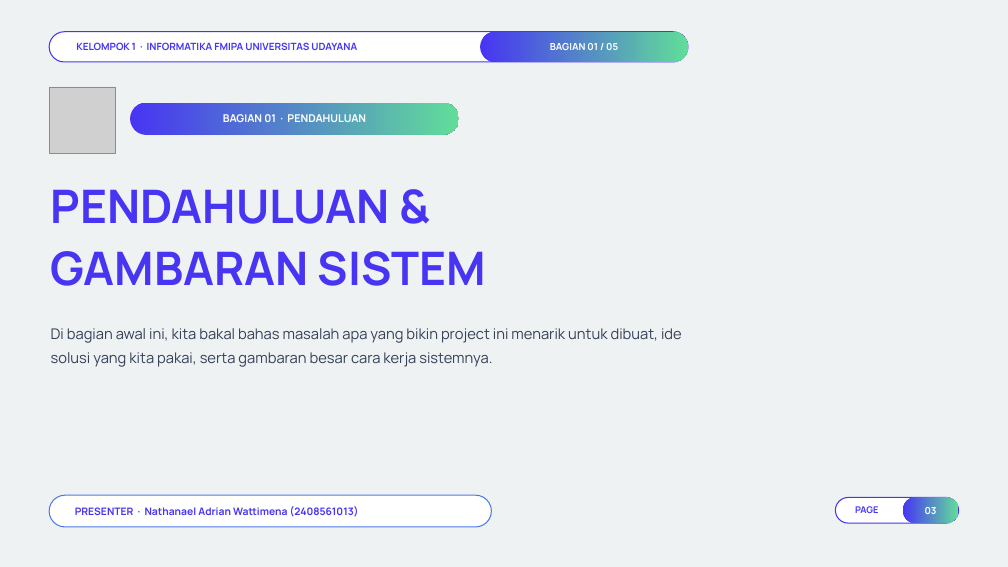
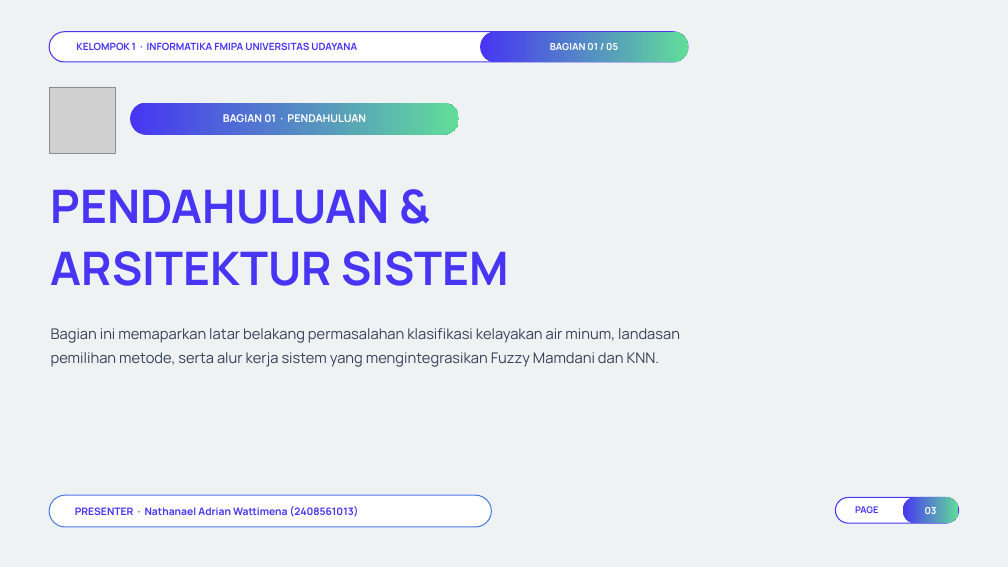
Before and after one commit to Niel-1/Water-Quality-Decision, a slide deck: slide 3 of docs/Presentasi_Final_Project_TLF_Kelompok_1.pptx. Drawn at 1008x567 pixels with LibreOffice and Linux fonts; fonts in the diff are those of the drawing; grey boxes stand for pictures; background and template pictures are left out. Boxes give left, top, right and bottom in pixels: in the first picture for what was removed or moved away, otherwise in the second. Text is boxed around its words. In the diff, an @@ line names an element or a change of style, - is before the commit and + after.

```diff
--- a/docs/Presentasi_Final_Project_TLF_Kelompok_1.pptx
+++ b/docs/Presentasi_Final_Project_TLF_Kelompok_1.pptx
@@ text at (51,251,509,286): text changed @@
-GAMBARAN SISTEM
+ARSITEKTUR SISTEM
@@ text at (51,328,680,367): text changed @@
-Di bagian awal ini, kita bakal bahas masalah apa yang bikin project ini menarik untuk dibuat, ide solusi yang kita pakai, serta gambaran besar cara kerja sistemnya.
+Bagian ini memaparkan latar belakang permasalahan klasifikasi kelayakan air minum, landasan pemilihan metode, serta alur kerja sistem yang mengintegrasikan Fuzzy Mamdani dan KNN.
```
Also in this commit, not shown: 19 other slides changed, 1 other file.
